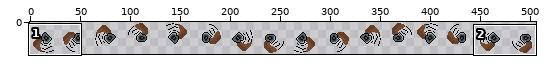
A sprite sheet gets an edit: Assets/Sprites/axe/axe-spin-sheet.png. Above: a wide view before the commit, with the close-up outlined.
Close-up. Old version:
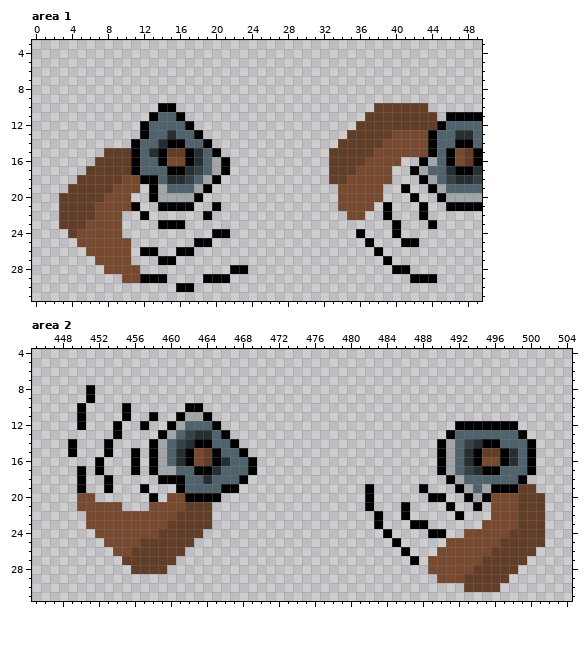
The file is 512x32 pixels. Shown: area 1: x 0..49, y 3..31; area 2: x 445..504, y 4..31. The wide view leaves out empty margins. The commit also changed other parts of the picture, which this record leaves out.
Once edited:
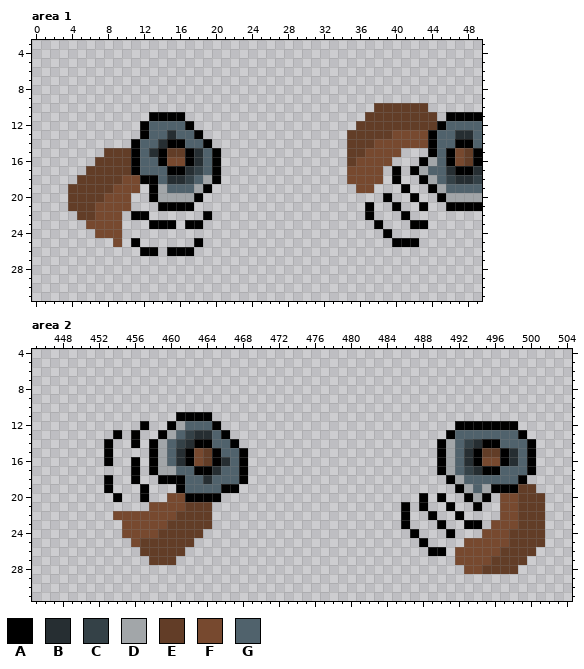
Palette (. is transparent): A #000000  B #262e32  C #344147  D #a2a6a9  E #623d27  F #77492f  G #50626c
From old to new:
--- area 1
@@ x 0..49 @@
  9 ..................................................
-10 ..............AA......................EEEEEE......
-11 .............AGGA....................EEEEEEEE.AAAA
+10 ......................................EEEEEE......
+11 .............AAAA....................EEEEEEEE.AAAA
 12 ............AGGGGA..................EEEEEEEEEAGGGG
 13 ............AGGBGGA................EEEEEFFFFAGGBBG
-14 ...........AGGBAAGGA..............EEEEEFFFFFAGGAAG
-15 ........EEEAGBAEEABGA............EEEEEFFFFFFAGAFEA
-16 .......EEEEAGGAFFABGDA...........EEEEFFFF..ADGAFEA
-17 ......EEEEEAGGGAABCGDA...........EEEFFFF..ADGGBAAB
-18 .....EEEEEFFAAGBBCGDA............EEFFFFF...ADGCBBC
-19 ....EEEEEFFF.ADGGGDA..............FFFFF..A..ADGGGG
-20 ...EEEEEFFF..ADDDDA...............FFFFF...A..ADDDD
-21 ...EEEEFFFFA..AAAA..A.............FFFF.A...A..AAAA
-22 ...EEEEFFF..A......A...............FF..A...A......
-23 ...EEEFFFF....AAA.......................A...A.....
-24 ....EFFFFF..........AA..............A...A.........
-25 .....FFFFFF.......AA.................A...AA.......
-26 ......FFFFF.AA..AA....................A...........
-27 .......FFFF...AA.......................A..........
-28 ........FFFF..........AA................AA........
-29 ..........FFAAA....AAA....................AAA.....
-30 ................AA................................
+14 ...........AGGBAAGGA...............EEEFFFFFFAGGAAG
+15 ........EEEAGBAEEABGA..............EEFFFF...AGAFEA
+16 .......EEEEAGGAFFABGA..............EFFFF...ADGAFEA
+17 ......EEEEEAGGGAABCGA..............FFFF.A.ADGGBAAB
+18 .....EEEEEFFAAGBBCGDA..............FFFF.A..ADGCBBC
+19 ....EEEEEFFF.ADGGGDA................FF...A..ADGGGG
+20 ....EEEEFFF..ADDDDA....................A..A..ADDDD
+21 ....EEEFFFF...AAAA...................A..A..A..AAAA
+22 .....EEFFF.AA......A.................A...A........
+23 ......FFFF...AAA.AA...................A...AA......
+24 .......FFF.............................A..........
+25 .........F.A......A.....................AAA.......
+26 ............AA.AAA................................
+27 ..................................................
+28 ..................................................
+29 ..................................................
+30 ..................................................
 31 ..................................................
--- area 2
@@ x 445..504 @@
  7 ............................................................
- 8 ......A.....................................................
- 9 ......A.....................................................
-10 .....A....A......AA.........................................
-11 .....A....A..A..ADDA........................................
-12 .....A...A..A..ADGGGA..........................AAAAAAA......
-13 .........A....ADGCBBGA........................AGGGGGGGA.....
-14 ....A...A....ADGCBAAGGA......................ADGCBAAGGGA....
-15 ....A...A..A.ADGBAFEAGGA.....................ADGBAEEABGA....
-16 .......A...A.ADGBAFEABGGA....................ADGBAFFABGA....
-17 .....A.A...A.ADDGGAABGGGA....................ADGCBAAGGGA....
-18 .....A..A.....AAAGGBGGGA......................ADGGGGGGA.....
-19 .....A..A...A...AGGGGAA..............A.....A...ADGDAAAEE....
-20 .....FF......A.FFAAAA................A......AA..ADAFFFEEE...
-21 .....FFFFF...FFFFEEE.................A...A....A..A.FFFEEE...
-22 ......FFFFFFFFFFEEEE..................A..A.....A...FFFEEE...
-23 ......FFFFFFFFFEEEEE..................A...AA......FFFFEEE...
-24 .......FFFFFFFEEEEE....................A....AA..FFFFFEEEE...
-25 ........FFFFEEEEEE......................A.....FFFFFFEEEEE...
-26 .........FFEEEEEE........................A...FFFFFFEEEEE....
-27 ..........EEEEEE..........................A.FFFFFFEEEEE.....
-28 ...........EEEE.............................FFFFFEEEEE......
-29 .............................................FFFEEEEE.......
-30 ................................................EEEE........
+ 8 ............................................................
+ 9 ............................................................
+10 ............................................................
+11 ................AAAA........................................
+12 ............A..ADGGGA..........................AAAAAAA......
+13 .........A.A..ADGCBBGA........................AGGGGGGGA.....
+14 ........A..A.ADGCBAAGGA......................ADGCBAAGGGA....
+15 ........A....ADGBAFEAGGA.....................ADGBAEEABGA....
+16 ........A..A.ADGBAFEABGA.....................ADGBAFFABGA....
+17 ...........A.ADDGGAABGGA.....................ADGCBAAGGGA....
+18 ........A..A..AAAGGBGGGA......................ADGGGGGGA.....
+19 ........A...A...AGGGGAA........................ADGDAAAEE....
+20 .........A..A..FFAAAA......................A.A..ADA.FFEEE...
+21 .............FFFFEEE.....................A.A..A..A..FFEEE...
+22 .........FFFFFFFEEEE.....................A..A..A....FFEEE...
+23 ..........FFFFFEEEEE.....................A...A..AA.FFFEEE...
+24 ..........FFFFEEEEE.......................A...A...FFFEEEE...
+25 ...........FEEEEEE.........................A....FFFFFEEEE...
+26 ............EEEEE...........................AA.FFFFFEEEE....
+27 .............EEE...............................FFFFEEEE.....
+28 ................................................FFEEEE......
+29 ............................................................
+30 ............................................................
 31 ............................................................
